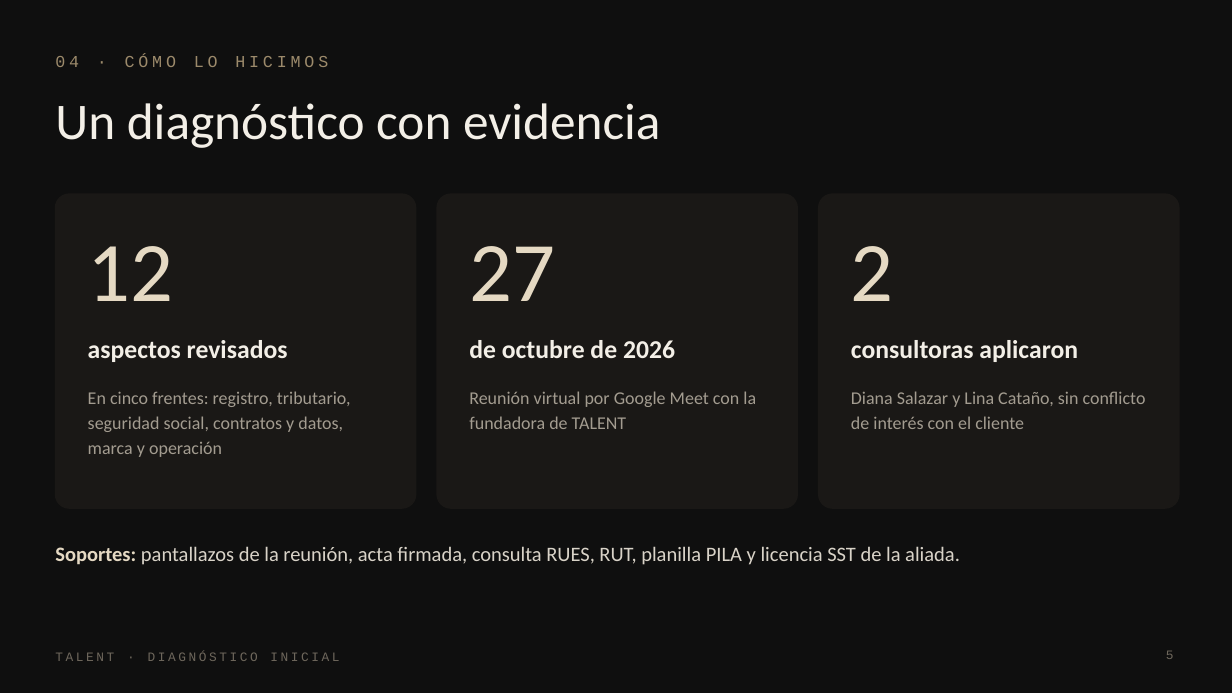
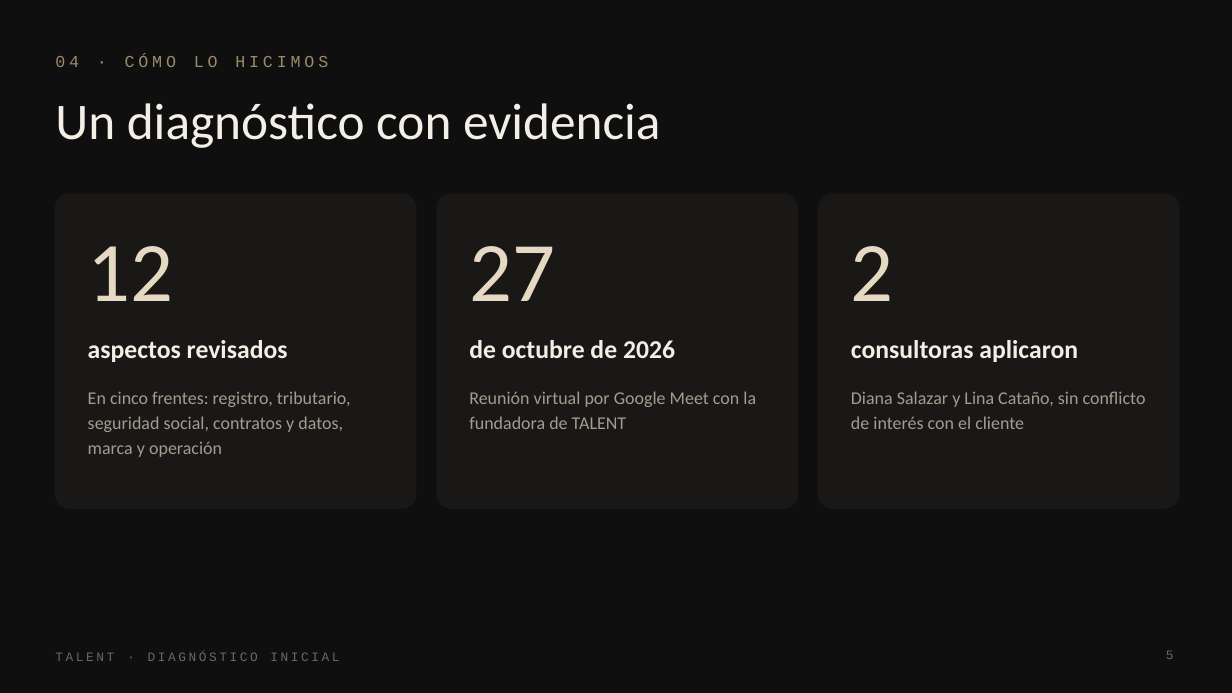
Before and after one commit to barbaravillada29-lang/dataroom-talent, a slide deck: slide 5 of files/Accountability_TALENT.pptx. Drawn at 1232x693 pixels with LibreOffice and Linux fonts; fonts in the diff are those of the drawing. Boxes give left, top, right and bottom in pixels: in the first picture for what was removed or moved away, otherwise in the second. Text is boxed around its words. In the diff, an @@ line names an element or a change of style, - is before the commit and + after.

```diff
--- a/files/Accountability_TALENT.pptx
+++ b/files/Accountability_TALENT.pptx
@@ text removed at [55,546,960,565] @@
-Soportes: pantallazos de la reunión, acta firmada, consulta RUES, RUT, planilla PILA y licencia SST de la aliada.
```
Also in this commit, not shown: 1 other file.
